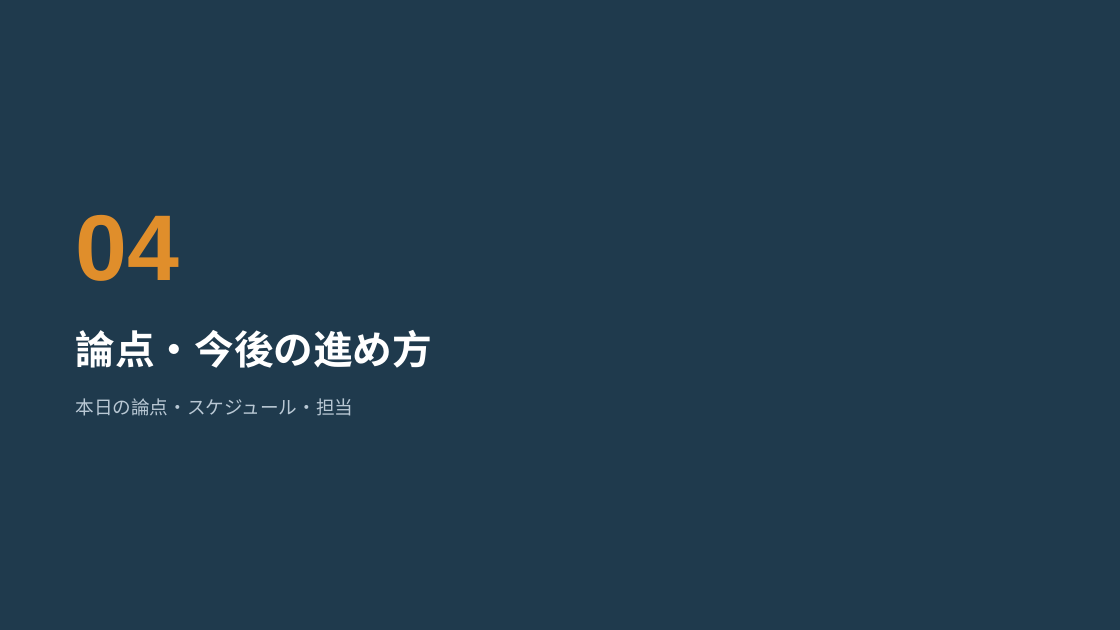
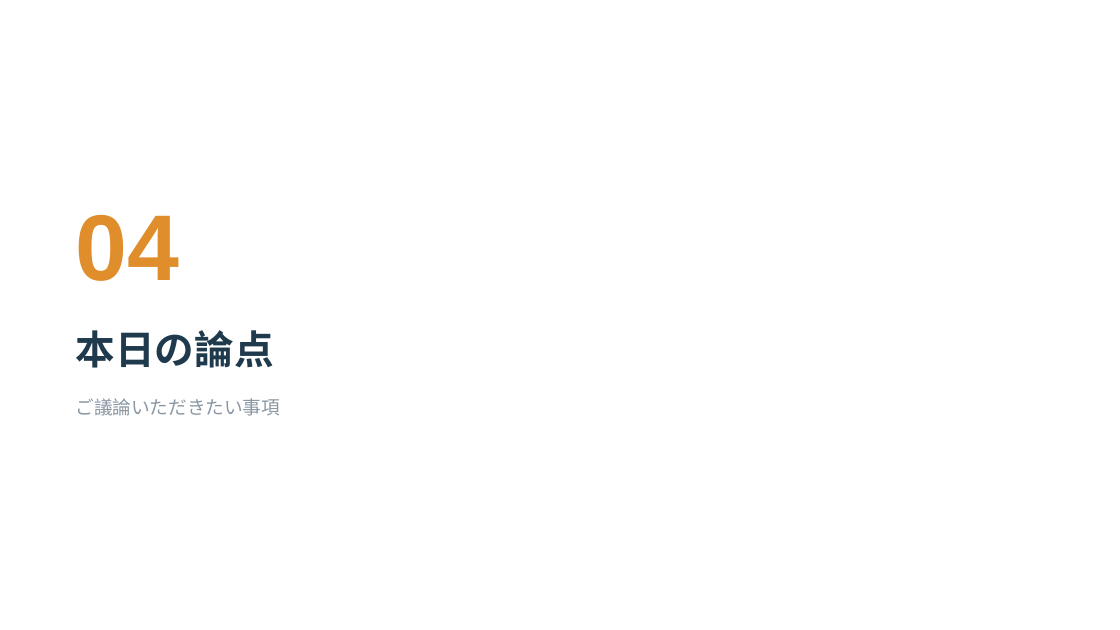
Before and after one commit to maedaatsushi5908-design/work, a slide deck: slide 15 of presentations/inflation_slide_template.pptx. Drawn at 1120x630 pixels with LibreOffice and Linux fonts; fonts in the diff are those of the drawing. Boxes give left, top, right and bottom in pixels: in the first picture for what was removed or moved away, otherwise in the second. Text is boxed around its words. In the diff, an @@ line names an element or a change of style, - is before the commit and + after.

```diff
--- a/presentations/inflation_slide_template.pptx
+++ b/presentations/inflation_slide_template.pptx
@@ background #1F3A4D to #FFFFFF @@
@@ text at (76, 330, 274, 368): text changed; text colour #FFFFFF to #1F3A4D @@
-論点・今後の進め方
+本日の論点
@@ text at (76, 398, 281, 416): text changed; text colour #B9C8D4 to #8A97A3 @@
-本日の論点・スケジュール・担当
+ご議論いただきたい事項
```
Also in this commit, not shown: 9 other slides changed, 2 slides added, 4 slides removed, 1 other file.
